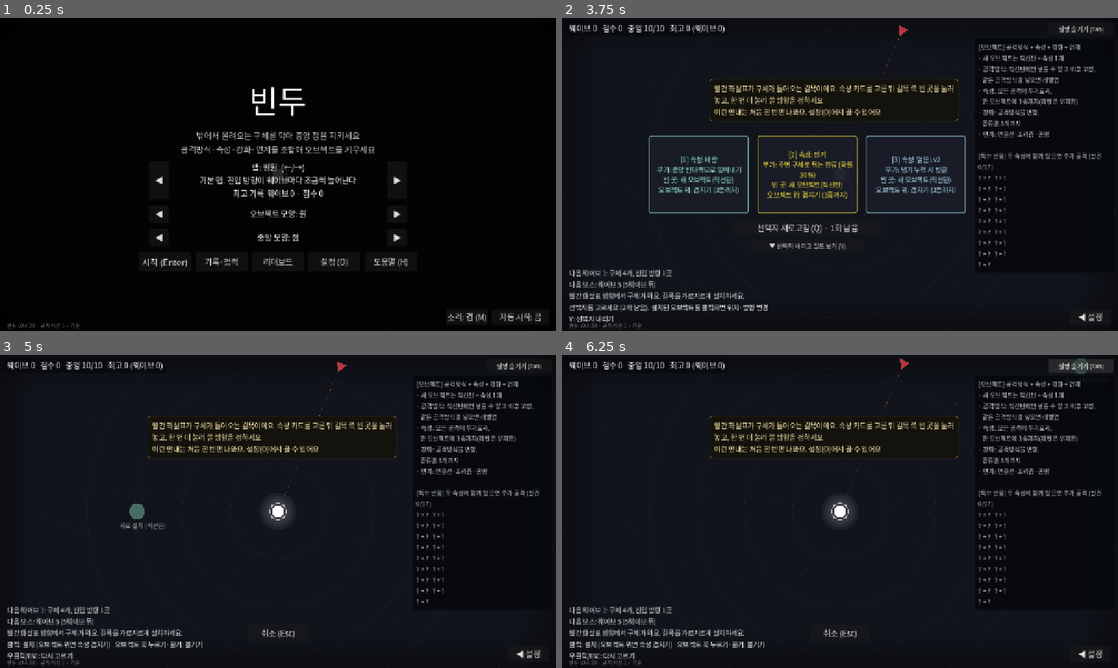
Above: before the commit, frames 1-4 (two rows, left to right).
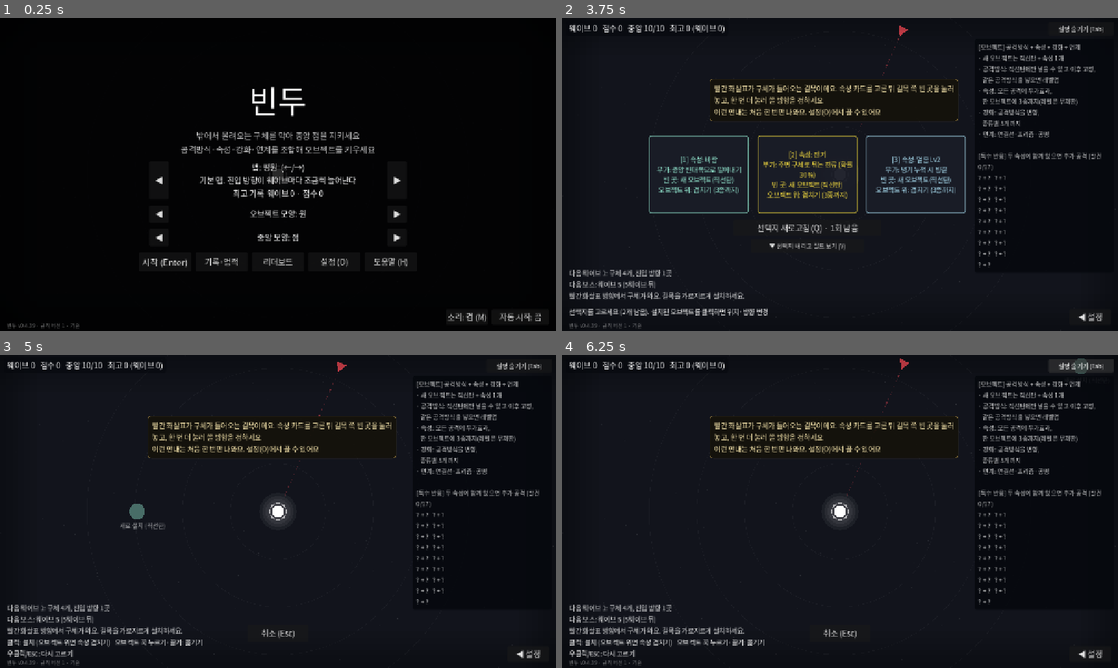
Above: after the commit, the same moments.

Repository: lenope1214/Bindu
Game: Godot game, scene res://main.tscn
The game is run twice, just before and just after one commit, with the same random seed, the same clock (stepped at 60 frames per second) and the same inputs.
Inputs:
- Up to frame 1 (0.25 s): no input
- Up to frame 2 (3.75 s): click "자동 시작: 끔" at 0.5 s; click "자동 시작: 켬" at 1.25 s; click "자동 시작: 끔" at 2 s; click "자동 시작: 켬" at 2.75 s; click "시작 (Enter)" at 3.5 s
- Up to frame 3 (5 s): click "[1] 속성: 바람 부가: 중앙 반대쪽으로 밀어내기 …" at 4.25 s
- Up to frame 4 (6.25 s): click "설명 숨기기 (Tab)" at 5 s; click "설명 보기 (Tab)" at 5.75 s

The runs differ from the first frame. In frame 1, less than 0.1% of the frame differs, in the area x 5-6%, y 98-99%; in frame 2, 0.9%; in frame 3, 1.6%, in the area x 1-37%, y 79-99%; in frame 4, 1.6%.

Commit message:
v0.4.39: 점수 줄·안내·버튼 줄 겹침 정리 (큰 글자·터치)
Co-Authored-By: Claude Opus 5.5 <noreply@anthropic.com>
Claude-Session: https://claude.ai/code/session_012rhiBk8DNq9aJW6scrLhD6

Diff:
--- a/project.godot
+++ b/project.godot
@@ -15,7 +15,7 @@
 [application]
 
 config/name="Bindu"
-config/version="0.4.38"
+config/version="0.4.39"
 run/main_scene="res://main.tscn"
 config/features=PackedStringArray("4.7")
 config/icon="res://icon.svg"
--- a/scripts/main.gd
+++ b/scripts/main.gd
@@ -95,6 +95,7 @@
 var over_label: Label
 var legend: Label
 var preview: Label
+var bar_box: HBoxContainer  # 오른쪽 아래 버튼 줄
 var reroll_btn: Button
 var pause_btn: Button
 var speed_btn: Button
@@ -287,6 +288,7 @@
 	hint.set_anchors_preset(Control.PRESET_BOTTOM_LEFT)
 	hint.position = Vector2(16, -66)
 	hint.size = Vector2(590, 44)  # 오른쪽 아래 설정 버튼 줄(펼쳤을 때 648)과 겹치지 않게
+	hint.grow_vertical = Control.GROW_DIRECTION_BEGIN  # 줄이 늘면 위로 (아래는 버전 표시)
 	hint.vertical_alignment = VERTICAL_ALIGNMENT_CENTER
 	hint.autowrap_mode = TextServer.AUTOWRAP_WORD_SMART
 	hint.add_theme_font_size_override("font_size", 15)
@@ -399,6 +401,7 @@
 	bar.offset_bottom = -14.0
 	bar.add_theme_constant_override("separation", 8)
 	root.add_child(bar)
+	bar_box = bar
 	mute_btn = Button.new()
 	mute_btn.custom_minimum_size = Vector2(90, 36)
 	mute_btn.pressed.connect(_toggle_mute)
@@ -599,20 +602,22 @@
 		extra += "   무리 +%d%% (오브젝트 %d개)" % [roundi(Rules.crowd * (nt - 1) * 100), nt]
 	# 길어지면 오른쪽 위 설명 버튼과 겹치므로 둘째 줄로. 글자 모양 계산은 비싸서
 	# 길이나 덧붙인 내용이 바뀔 때만 다시 잰다 (점수 숫자만 바뀌면 폭은 거의 그대로)
+	# 오른쪽 위 버튼(설명 보기, 터치면 범위 보기) 앞까지. 글자를 키우면(설정) 화면이 좁아진 만큼 줄어든다
+	var hud_w := ui_root.size.x - (300.0 if range_btn.visible else 190.0)
 	if extra != "":
-		var key := "%d|%s" % [text.length(), extra]
+		var key := "%d|%s|%d" % [text.length(), extra, hud_w]
 		if key != hud_wrap_key:
 			hud_wrap_key = key
-			hud_wrap = ui_font.get_string_size(text + extra, HORIZONTAL_ALIGNMENT_LEFT, -1, 18).x > 1080.0
+			hud_wrap = ui_font.get_string_size(text + extra, HORIZONTAL_ALIGNMENT_LEFT, -1, 18).x > hud_w
 		if hud_wrap:
 			extra = "\n" + extra.strip_edges()
 	text += extra
 	if phase == Phase.WAVE:
 		text += "\n남은 구체 %d" % (to_spawn + _alive_count(orbs))
 	var pt := _perk_text()
-	if pt != perk_src:
-		perk_src = pt
-		perk_wrapped = _wrap_words(pt, 1080.0, 18)  # 특성이 많아도 오른쪽 위 버튼까지 뻗지 않게
+	if pt + str(hud_w) != perk_src:
+		perk_src = pt + str(hud_w)
+		perk_wrapped = _wrap_words(pt, hud_w, 18)  # 특성이 많아도 오른쪽 위 버튼까지 뻗지 않게
 	if pt != "":
 		text += "\n" + perk_wrapped
 	if hud.text != text:
@@ -945,7 +950,8 @@
 ## 고르기 안내. 이번 쉬는 시간에 더 고를 수가 있으면 첫 줄에 붙인다 (V 줄 끝에 붙어 내리기 횟수처럼 읽히던 것).
 func _choose_hint() -> String:
 	var left := " (%d개 남음)" % picks_left if picks_left > 1 else ""
-	return "선택지를 고르세요%s. 설치된 오브젝트를 클릭하면 위치·방향 변경\nV: 선택지 내리기" % left
+	# 선택지 내리기(V)는 카드 아래 버튼에 적혀 있다
+	return "선택지를 고르세요%s. 설치된 오브젝트를 클릭하면 위치·방향 변경" % left
 
 
 # ---------- 처음 안내 ----------
@@ -3045,7 +3051,18 @@
 			guide_lines.clear()
 			guide_t = 0.0
 	guide_label.visible = not guide_lines.is_empty() and not title_label.visible and phase != Phase.GAMEOVER and not get_tree().paused and not help_label.visible and not settings_panel.visible and not records_panel.visible
+	# 글자를 키운(설정) 좁은 화면에서 펼친 버튼 줄이 왼쪽 아래 안내 글에 닿으면 안내 글을 버튼 줄 앞까지로 줄인다.
+	# 줄이 늘면 위로 자라고, 다음 웨이브 미리보기는 그 위에 붙는다
+	var hw := 590.0
+	if pause_btn.visible:
+		hw = clampf(bar_box.get_rect().position.x - hint.position.x - 12.0, 240.0, 590.0)
+	if not is_equal_approx(hint.size.x, hw):
+		hint.size.x = hw
+	preview.position.y = hint.position.y - preview.size.y - 4.0
 	toast.position.y = maxf(100.0, hud.position.y + hud.size.y + 36.0)  # 점수 줄이 길어져도 보스 체력 막대 아래
+	# 안내·큰 글자도 점수 줄이 길어지거나 글자를 키우면(설정) 그 아래로 밀어 겹치지 않게
+	guide_label.position.y = maxf(140.0, toast.position.y + 40.0)
+	banner.position.y = maxf(ui_root.size.y / 2.0 - 140.0, hud.position.y + hud.size.y + 12.0)
 	banner_t -= delta
 	if banner_t <= 0.0 and not banner_queue.is_empty():
 		var nb: Array = banner_queue.pop_front()
Not shown, changed: CHANGELOG.md
